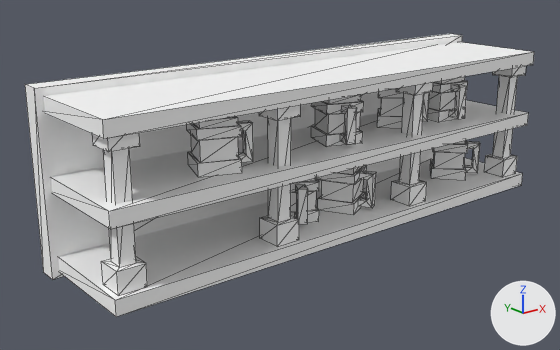
Two versions of the glTF model assets/synty/simple_fantasy_interiors/models/SM_Prop_Shelf_02.glb, one commit apart.
Rendered twice from a 50 mm lens placed at (-0.0431, -0.0484, 0.0248), pointed at (-0.0031, 0.0015, 0.0048). Lighting does not change. The marker at lower right points along +X, +Y and +Z. Mesh edges are drawn as thin lines.

Objects in the first picture: 'SM_Prop_Shelf_02'.
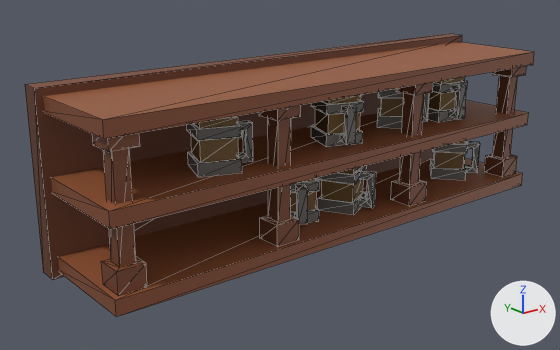
What changed in the scene script:
```text
Add img_simplefantasyinteriorstexture:
    img_simplefantasyinteriorstexture = load_image('SimpleFantasyInteriorsTexture', '_unpacked/SimpleFantasyInteriorsTexture', 1024, 1024, 'sRGB')
Change mat_lambert1:
    remove mat_lambert1.base_color = (1.0, 1.0, 1.0)  # white #ffffff
    add mat_lambert1.texture = img_simplefantasyinteriorstexture
```

What differs and where, as boxes (x1, y1, x2, y2) in the pictures (560 x 350 px):
'SM_Prop_Shelf_02', surface changed (grey to brown)
    both: (25, 34, 534, 317)
